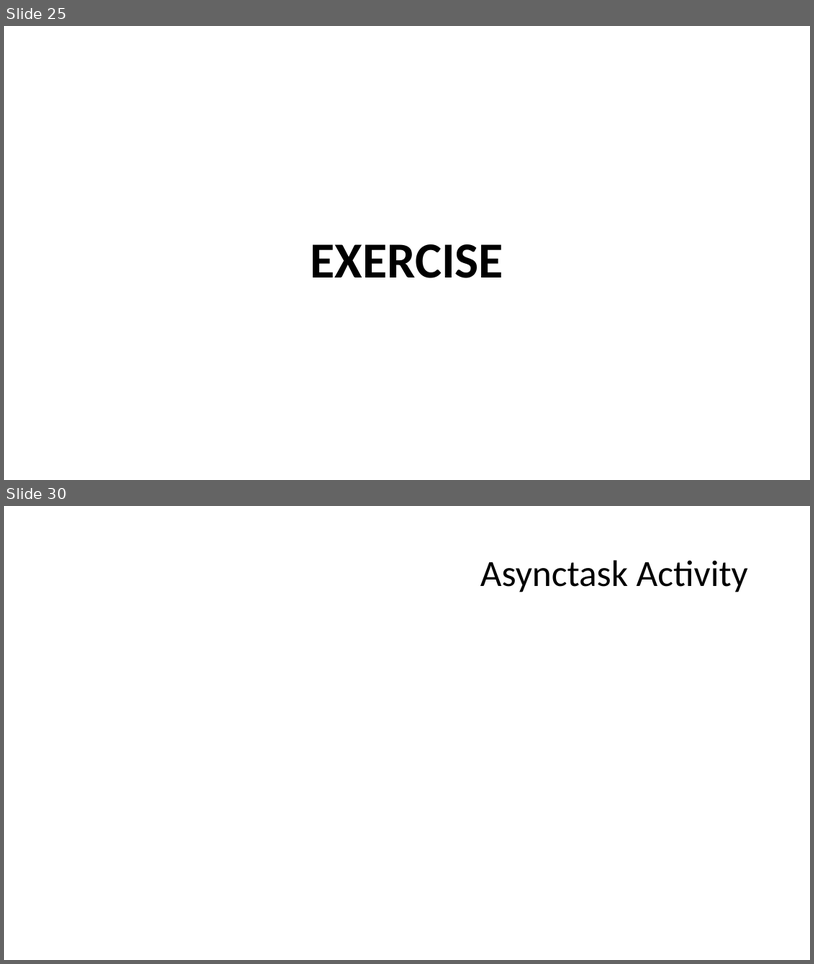
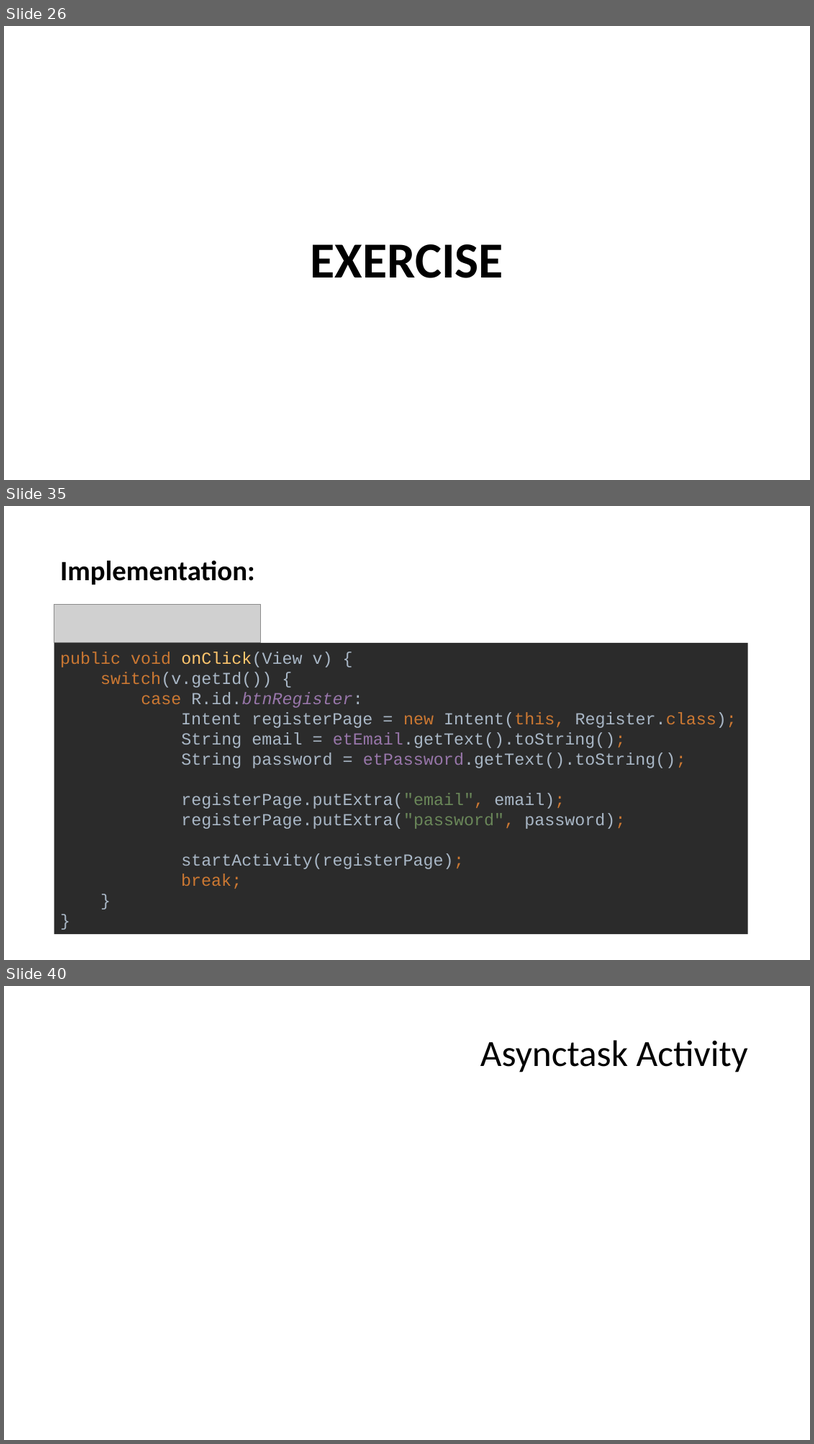
Before and after one commit to Nadzmi-Freelance/Android-Training, a slide deck: presentation/project.pptx. Shown one above the other, each under a label of ours: slides 25 and 30 before the commit, slides 26, 35 and 40 after it; the slides between them are not shown. The pictures are 814x964 and 814x1444 pixels, drawn with LibreOffice and Linux fonts; fonts in the diff are those of the drawing; grey boxes stand for pictures. Boxes give left, top, right and bottom in pixels: in the first picture for what was removed or moved away, otherwise in the second. Text is boxed around its words. In the diff, an @@ line names an element or a change of style, - is before the commit and + after.

```diff
--- a/presentation/project.pptx
+++ b/presentation/project.pptx
@@ slide 35 added at <box>4,506,810,960</box>, background #FFFFFF @@
@@ text added at <box>60,560,255,584</box>, 33.3 pt, text #000000, bold @@
+Implementation:
@@ picture added at <box>54,605,260,643</box> @@
@@ rectangle added at <box>54,643,748,934</box>, fill #2B2B2B, 20 pt, text #A9B7C6 @@
+public void onClick(View v) {
+switch(v.getId()) {
+case R.id.btnRegister:
+Intent registerPage = new Intent(this, Register.class);
+String email = etEmail.getText().toString();
+String password = etPassword.getText().toString();
+registerPage.putExtra("email", email);
+registerPage.putExtra("password", password);
+startActivity(registerPage);
+break;
+}
+}
@@ what was slide 25 is now slide 26 @@
@@ what was slide 30 is now slide 40 @@
```
Also in this commit, not shown: 6 slides changed, 12 other slides added, 3 slides removed, 8 other files.
